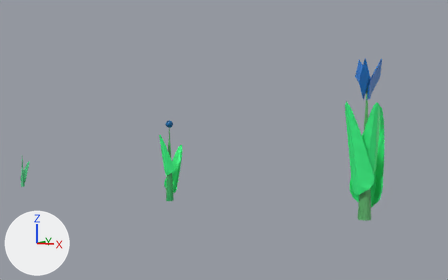
Renders of the Blender file scenes/garden.blend from each side of a commit.
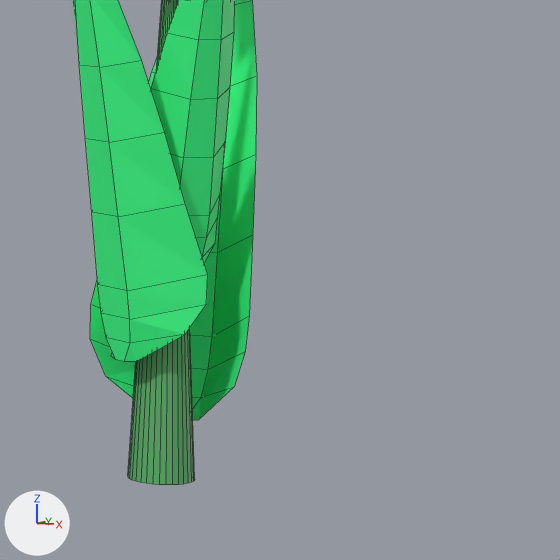
The first picture shows the older version from a 50 mm camera at (-6.85, 8.81, 0.58) aimed at (-8.46, 12.05, 0.27). The close-ups show both versions on the part from 74% to 100% of the width and 42% to 84% of the height of that picture; other places that the commit changed are outside them. Arrows for +X, +Y and +Z are at lower left; the lights stay in place. The close-ups show mesh edges as thin lines.

The older version as bpy lines, for what is in view:
```python
me_cube = bpy.data.meshes.new('Cube')
me_cube.from_pydata(...)  # 189 vertices, 141 faces; spans x -98.0..11.8, y -0.3..9.8, z -0.9..15.9
# faces by material slot: [6, 33, 30, 30, 30, 6, 6]
me_cube.materials.append(mat_material_017)
me_cube.materials.append(mat_material_008)
me_cube.materials.append(mat_material_009)
me_cube.materials.append(mat_material_014)
me_cube.materials.append(mat_material_015)
me_cube.materials.append(mat_material_016)
me_cube.materials.append(mat_material_018)
ob_big_tulip = bpy.data.objects.new('Big Tulip', me_cube)
ob_big_tulip.location = (-7.5, 11.5, 0.0)
ob_big_tulip.rotation_euler = (0.98, 0.186, 3.995)  # degrees (56, 11, 229)
ob_big_tulip.scale = (0.0025, 0.0607, 0.0273)
```
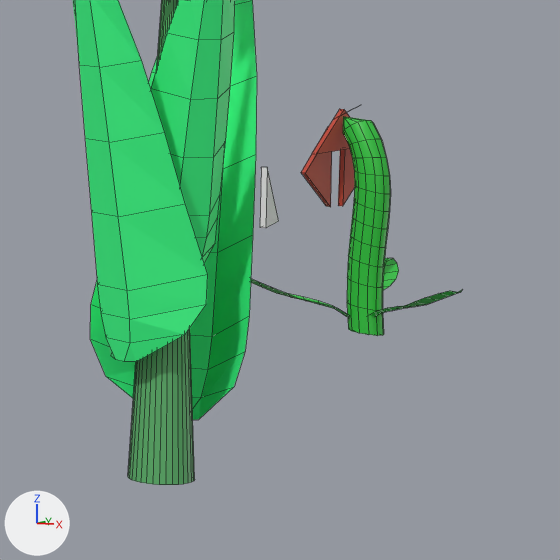
The change, as JSON lines over the scene's bpy script:
```json
{"op": "add", "block": "mat_material_022", "code": ["mat_material_022 = bpy.data.materials.new('Material.022')", "mat_material_022.use_nodes = True; mat_material_022.node_tree.nodes.clear()", "_N = mat_material_022.node_tree.nodes; _L = mat_material_022.node_tree.links", "n0 = _N.new('ShaderNodeBsdfPrincipled'); n0.name = 'Principled BSDF'", "n0.distribution = 'GGX'", "n0.subsurface_method = 'RANDOM_WALK_SKIN'", "n1 = _N.new('ShaderNodeOutputMaterial'); n1.name = 'Material Output'", "n2 = _N.new('ShaderNodeVertexColor'); n2.name = 'Color Attribute'", "_L.new(n0.outputs[0], n1.inputs[0])  # 'BSDF' to 'Surface'", "_L.new(n2.outputs[0], n0.inputs[0])  # 'Color' to 'Base Color'"]}
{"op": "add", "block": "mat_material_025", "code": ["mat_material_025 = bpy.data.materials.new('Material.025')", "mat_material_025.use_nodes = True; mat_material_025.node_tree.nodes.clear()", "_N = mat_material_025.node_tree.nodes; _L = mat_material_025.node_tree.links", "n0 = _N.new('ShaderNodeBsdfPrincipled'); n0.name = 'Principled BSDF'", "n0.distribution = 'GGX'", "n0.subsurface_method = 'RANDOM_WALK_SKIN'", "n1 = _N.new('ShaderNodeOutputMaterial'); n1.name = 'Material Output'", "n2 = _N.new('ShaderNodeVertexColor'); n2.name = 'Color Attribute'", "_L.new(n0.outputs[0], n1.inputs[0])  # 'BSDF' to 'Surface'", "_L.new(n2.outputs[0], n0.inputs[0])  # 'Color' to 'Base Color'"]}
{"op": "add", "block": "mat_material_023", "code": ["mat_material_023 = bpy.data.materials.new('Material.023')", "mat_material_023.use_nodes = True; mat_material_023.node_tree.nodes.clear()", "_N = mat_material_023.node_tree.nodes; _L = mat_material_023.node_tree.links", "n0 = _N.new('ShaderNodeBsdfPrincipled'); n0.name = 'Principled BSDF'", "n0.distribution = 'GGX'", "n0.subsurface_method = 'RANDOM_WALK_SKIN'", "n1 = _N.new('ShaderNodeOutputMaterial'); n1.name = 'Material Output'", "n2 = _N.new('ShaderNodeVertexColor'); n2.name = 'Color Attribute'", "_L.new(n0.outputs[0], n1.inputs[0])  # 'BSDF' to 'Surface'", "_L.new(n2.outputs[0], n0.inputs[0])  # 'Color' to 'Base Color'"]}
{"op": "add", "block": "me_cylinder_007", "code": ["me_cylinder_007 = bpy.data.meshes.new('Cylinder.007')", "me_cylinder_007.from_pydata(...)  # 288 vertices, 233 faces; spans x -8.7..8.1, y -6.2..10.1, z -0.2..4.1", "# faces by material slot: [54, 164, 15]", "me_cylinder_007.materials.append(mat_material_022)", "me_cylinder_007.materials.append(mat_material_025)", "me_cylinder_007.materials.append(mat_material_023)"]}
{"op": "add", "block": "me_cube_003", "code": ["me_cube_003 = bpy.data.meshes.new('Cube.003')", "me_cube_003.from_pydata([(-1.0, -1.0, 1.0), (-1.0, 1.0, -1.0), (-1.0, 1.0, 1.0), (1.0, -1.0, 1.0), (1.0, 1.0, -1.0), (1.0, 1.0, 1.0)], [], [(1, 2, 5, 4), (1, 4, 3, 0), (5, 2, 0, 3), (1, 0, 2), (3, 4, 5)])"]}
{"op": "add", "block": "ob_big_orchid", "code": ["ob_big_orchid = bpy.data.objects.new('Big Orchid', me_cylinder_007)", "ob_big_orchid.location = (-7.5, 12.5, 0.0)", "ob_big_orchid.scale = (0.0158, 0.0158, 0.0637)"]}
{"op": "add", "block": "ob_triangle", "code": ["ob_triangle = bpy.data.objects.new('Triangle', me_cube_003)", "ob_triangle.location = (-7.571, 12.29, 0.175)", "ob_triangle.scale = (-0.0034, -0.0353, -0.0353)"]}
```

Boxes (x1, y1, x2, y2) around the edits, measured in the close-ups (560 x 560 px):
```json
{"object": "Big Orchid", "change": "added", "after": [251, 109, 463, 336], "faces in mat_material_025": [343, 117, 391, 336], "faces in mat_material_023": [301, 109, 355, 207], "faces in mat_material_022": [251, 258, 463, 317]}
{"object": "Triangle", "change": "added", "after": [260, 167, 279, 228]}
```
